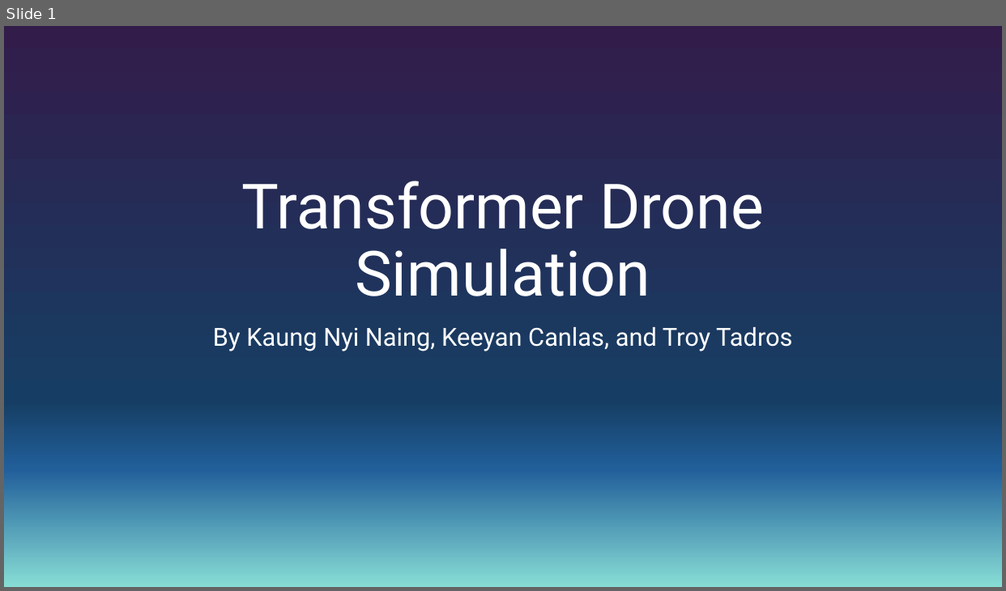
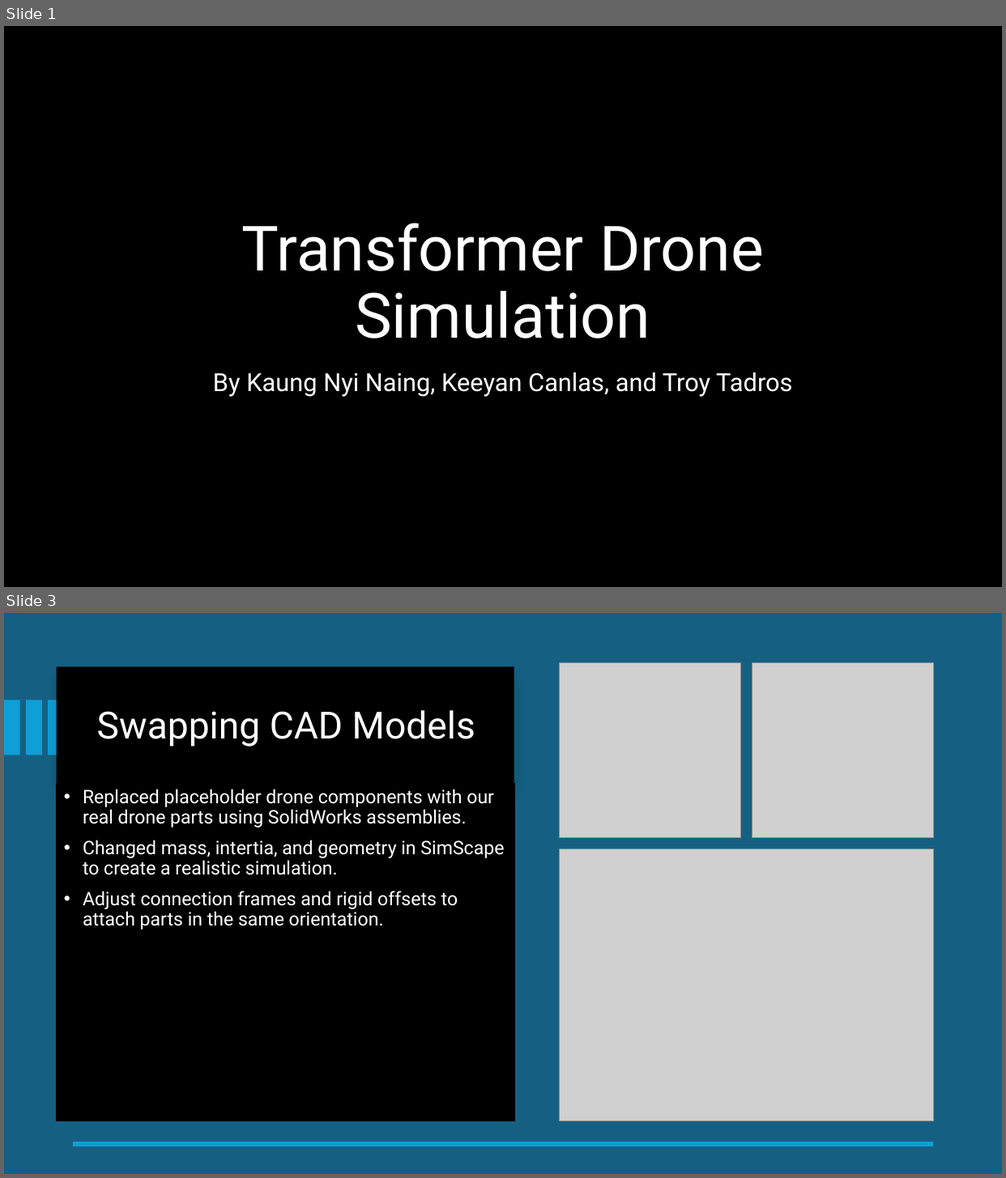
Before and after one commit to KNN1244/Transformer_Drone_RSCL, a slide deck: Documentation/Firday_3_6_2026_Presentation.pptx. Shown one above the other, each under a label of ours: slide 1 before the commit, slides 1 and 3 after it; the slides between them are not shown. The pictures are 1006x591 and 1006x1178 pixels, drawn with LibreOffice and Linux fonts; fonts in the diff are those of the drawing; grey boxes stand for pictures; background and template pictures are left out. Boxes give left, top, right and bottom in pixels: in the first picture for what was removed or moved away, otherwise in the second. Text is boxed around its words. In the diff, an @@ line names an element or a change of style, - is before the commit and + after.

```diff
--- a/Documentation/Firday_3_6_2026_Presentation.pptx
+++ b/Documentation/Firday_3_6_2026_Presentation.pptx
@@ slide 3 added at (4,613,1002,1174), background #156082 @@
@@ rectangle added at (57,667,513,785), fill #000000 @@
@@ title added at (89,685,493,769), fill #000000, outline #000000 1.5 pt, 36 pt, text #FFFFFF @@
+Swapping CAD Models
@@ picture added at (560,663,740,837) @@
@@ picture added at (752,663,934,837) @@
@@ rectangle added at (4,700,19,756), fill #0F9ED5 @@
@@ rectangle added at (26,700,41,756), fill #0F9ED5 @@
@@ rectangle added at (49,700,64,756), fill #0F9ED5 @@
@@ text added at (57,784,513,1121), fill #000000, outline #000000 1.5 pt, 18 pt, text #FFFFFF @@
+• Replaced placeholder drone components with our real drone parts using SolidWorks assemblies.
+• Changed mass, intertia, and geometry in SimScape to create a realistic simulation.
+• Adjust connection frames and rigid offsets to attach parts in the same orientation.
@@ picture added at (560,849,933,1121) @@
@@ line added from (934, 1144) to (73, 1144), #0F9ED5 4.5 pt @@
@@ slide 1 changed as well @@
@@ background gradient #321C4A to #163E64 to #215F9A to #87DDD5 to picture (left out) @@
@@ rectangle added at (4,26,1002,587), fill #000000 @@
@@ title "Transformer Drone Simulation": place and size @@
-title "Transformer Drone Simulation" at (241,181,764,297)
+title "Transformer Drone Simulation" at (241,223,764,339)
@@ subtitle "By Kaung Nyi Naing, Keeyan ...": place and size @@
-subtitle "By Kaung Nyi Naing, Keeyan ..." at (213,327,792,352)
+subtitle "By Kaung Nyi Naing, Keeyan ..." at (213,373,792,397)
```
Also in this commit, not shown: 8 other slides added, 1 slide removed.
